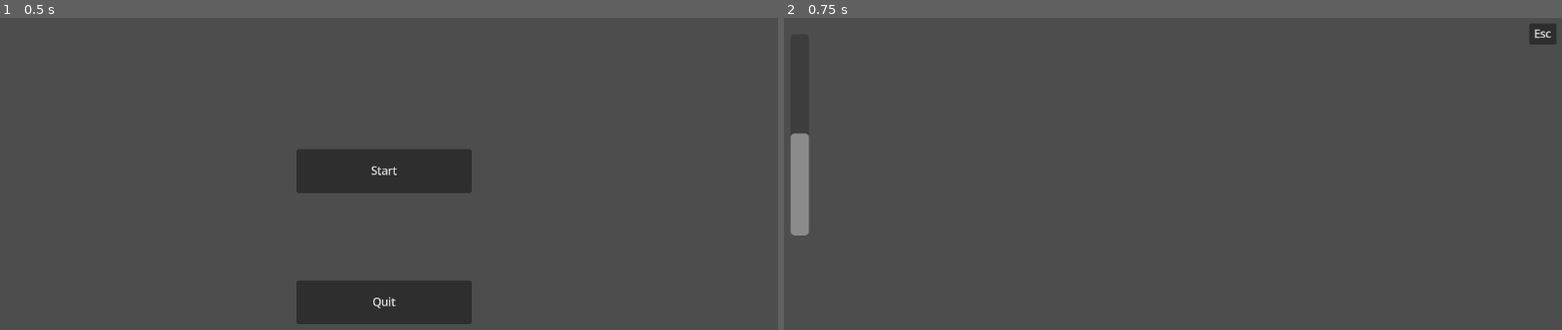
Above: before the commit, frames 1-2 (left to right).
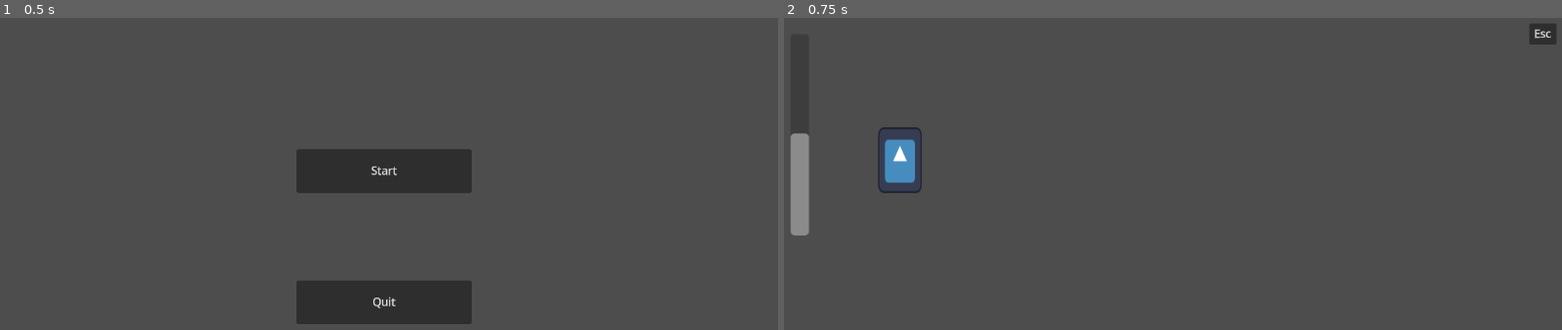
Above: after the commit, the same moments.

Repository: kchiu1/Card-Battle-Game
Game: Godot game, scene res://main/Main Menu.tscn
Same seed, same stepped clock (60 frames per second), same inputs: the game is played once before the commit and once after it. The engine's default icon, where the game draws it, is replaced by a stand-in: a white triangle on a blue panel in a dark square.
Inputs:
- Up to frame 1 (0.5 s): no input
- Up to frame 2 (0.75 s): click "Start" at 0.5 s

Frame 1 is identical in both runs. In frame 2, 0.7% of the frame differs, in the area x 12-18%, y 35-57%.

Commit message:
Added initial Card
Card object can be dragged around and is bound by screen

Diff:
--- /dev/null
+++ b/card-battle-game/Card/Card.tscn
@@ -0,0 +1,17 @@
+[gd_scene load_steps=3 format=3 uid="uid://c3piouhj4xuq0"]
+
+[ext_resource type="Texture2D" uid="uid://d3yh38u6kfiqf" path="res://icon.svg" id="1_gasdx"]
+
+[sub_resource type="RectangleShape2D" id="RectangleShape2D_6ma3f"]
+size = Vector2(64, 96)
+
+[node name="TestCard" type="Node2D"]
+
+[node name="CardImage" type="Sprite2D" parent="."]
+scale = Vector2(0.5, 0.75)
+texture = ExtResource("1_gasdx")
+
+[node name="Area2D" type="Area2D" parent="."]
+
+[node name="CollisionShape2D" type="CollisionShape2D" parent="Area2D"]
+shape = SubResource("RectangleShape2D_6ma3f")
--- a/card-battle-game/Levels/TestFight.tscn
+++ b/card-battle-game/Levels/TestFight.tscn
@@ -1,8 +1,10 @@
-[gd_scene load_steps=2 format=3 uid="uid://cioy56aw0fbtj"]
+[gd_scene load_steps=4 format=3 uid="uid://cioy56aw0fbtj"]
 
 [ext_resource type="Script" uid="uid://3v1flw4tc1q1" path="res://Levels/test_fight.gd" id="1_3s1ur"]
+[ext_resource type="Script" uid="uid://csgt6qywykds" path="res://Levels/card_manager.gd" id="2_kpqo2"]
+[ext_resource type="PackedScene" uid="uid://c3piouhj4xuq0" path="res://Card/Card.tscn" id="3_54eh7"]
 
-[node name="TestFight" type="Node2D"]
+[node name="Fight Scene" type="Node2D"]
 script = ExtResource("1_3s1ur")
 
 [node name="player_health" type="ProgressBar" parent="."]
@@ -21,4 +23,10 @@
 offset_bottom = 32.0
 text = "Esc"
 
+[node name="CardManager" type="Node2D" parent="."]
+script = ExtResource("2_kpqo2")
+
+[node name="TestCard" parent="CardManager" instance=ExtResource("3_54eh7")]
+position = Vector2(184, 208)
+
 [connection signal="pressed" from="Main Menu" to="." method="_on_main_menu_pressed"]
--- /dev/null
+++ b/card-battle-game/Levels/card_manager.gd
@@ -0,0 +1,38 @@
+extends Node2D
+
+const COLLISION_MASK_CARD = 1
+
+var card_being_dragged
+var screen_size
+
+# Called when the node enters the scene tree for the first time.
+func _ready() -> void:
+    screen_size=  get_viewport_rect().size
+
+# Called every frame. 'delta' is the elapsed time since the previous frame.
+func _process(delta: float) -> void:
+    if card_being_dragged:
+        var mouse_pos = get_global_mouse_position()
+        card_being_dragged.position = Vector2(
+            clamp(mouse_pos.x, 30, screen_size.x-30),
+            clamp(mouse_pos.y, 47, screen_size.y-47))
+
+func _input(event):
+    if event is InputEventMouseButton and event.button_index == MOUSE_BUTTON_LEFT:
+        if event.is_pressed():
+            var card = raycast_check_for_card()
+            if card:
+                card_being_dragged = card
+        else:
+            card_being_dragged = null
+
+func raycast_check_for_card():
+    var space_state = get_world_2d().direct_space_state
+    var parameters = PhysicsPointQueryParameters2D.new()
+    parameters.position = get_global_mouse_position()
+    parameters.collide_with_areas = true
+    parameters.collision_mask = COLLISION_MASK_CARD
+    var result= space_state.intersect_point(parameters)
+    if result.size() > 0:
+        return result[0].collider.get_parent()
+    return null
--- a/card-battle-game/project.godot
+++ b/card-battle-game/project.godot
@@ -20,6 +20,7 @@
 window/size/mode=2
 window/size/sharp_corners=true
 window/stretch/mode="viewport"
+window/vsync/vsync_mode=0
 
 [gui]
 
Not shown, added: card-battle-game/Levels/card_manager.gd.uid
